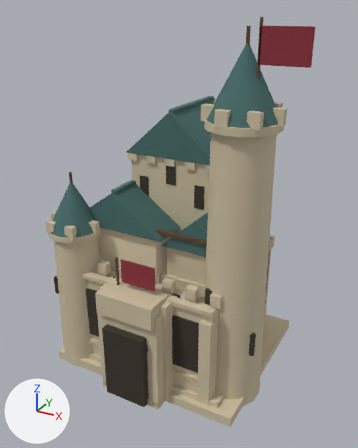
The glTF model assets/settlement3d/runtime/buildings/civic_keep.gltf, before and after one commit.
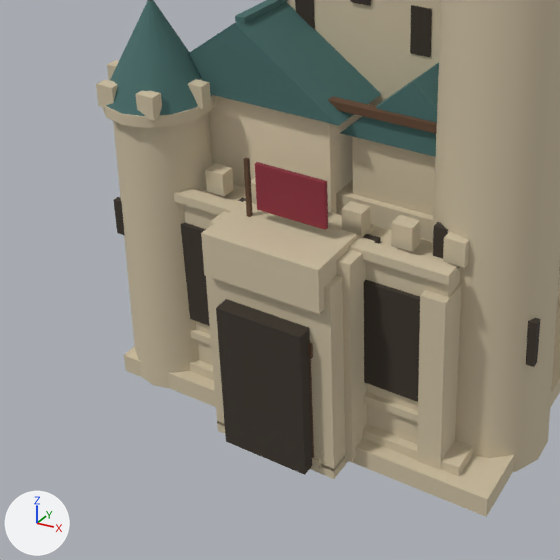
Old and new are each drawn whole from a 50 mm camera at (8.16, -14.9, 12.79) aimed at (0.36, -0.72, 5.7) and again close up on the part from 0% to 74% of the width and 41% to 100% of the height. Every picture has the same lights, and +X, +Y and +Z are marked at lower left. The last two pictures show the newer version. Where no turn or scale is listed for an object, it has been applied to the vertices. Vertices at exactly the same position are counted once.

The first close-up shows 'CivicButtress_FarR', 'CivicFacade_Recess_L', 'CivicFacade_Recess_R', 'CivicGate', 'CivicGate_Arch', 'CivicHerald', 'CivicHerald_Pole', 'CivicPlinth', 'CivicRecess_Gate', 'CivicRoof_Hall', 'CivicWall_KeepRaised', 'CivicWall_TowerFL', 'CivicWall_TowerTall', 'CivicWall_Wing' and 35 more.
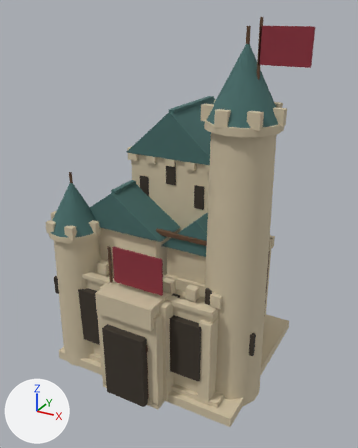
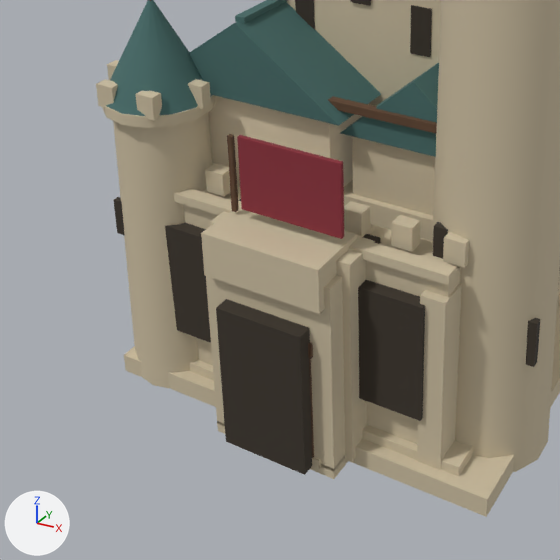
Where the change shows, as pixel boxes (x1, y1, x2, y2) in the close-ups (560 x 560 px):
'CivicFacade_Recess_R', moved, rescaled (19% wider, 15% taller)
    before: (364, 280, 420, 402)
    after: (358, 280, 425, 421)
'CivicHerald', reshaped, moved (46% wider, 52% taller)
    before: (255, 162, 328, 230)
    after: (237, 135, 344, 239)
'CivicFacade_Recess_L', moved, rescaled
    before: (181, 223, 210, 326)
    after: (165, 223, 211, 343)
'CivicHerald_Pole', moved
    before: (243, 157, 253, 217)
    after: (227, 134, 239, 212)

The change, as a list of edits to the scene's bpy script:
```text
Change me_mesh_12:
    used by ob_civicfacade_recess_l; location = (-1.95, -2.78, 2.45)
    remove me_mesh_12.from_pydata(...)  # 8 vertices, 12 faces; spans x -0.61..0.61, y -0.14..0.14, z -0.98..0.98
    add me_mesh_12.from_pydata(...)  # 8 vertices, 12 faces; spans x -0.68..0.68, y -0.21..0.21, z -1.08..1.08
    me_mesh_12 part 1: the whole mesh is scaled about its middle by (1.11, 1.5, 1.1)
Change me_mesh_13:
    used by ob_civicfacade_recess_r; location = (1.75, -2.78, 2.45)
    remove me_mesh_13.from_pydata(...)  # 8 vertices, 12 faces; spans x -0.61..0.61, y -0.14..0.14, z -0.98..0.98
    add me_mesh_13.from_pydata(...)  # 8 vertices, 12 faces; spans x -0.68..0.68, y -0.21..0.21, z -1.08..1.08
    me_mesh_13 part 2: the whole mesh is scaled about its middle by (1.11, 1.5, 1.1)
Change me_mesh_19:
    used by ob_civicherald; location = (0.12, -3.08, 4.72)
    remove me_mesh_19.from_pydata(...)  # 8 vertices, 12 faces; spans x -0.64..0.64, y -0.035..0.035, z -0.41..0.41
    add me_mesh_19.from_pydata(...)  # 8 vertices, 12 faces; spans x -0.925..0.925, y -0.04..0.04, z -0.64..0.64
    me_mesh_19 part 3
    me_mesh_19.vertices[0].co: (-0.64, -0.035, 0.41) -> (-0.925, -0.04, 0.64)  # pixel (254, 163) -> pixel (237, 136)
    me_mesh_19.vertices[1].co: (0.64, 0.035, 0.41) -> (0.925, 0.04, 0.64)  # pixel (327, 181) -> pixel (343, 161)
    me_mesh_19.vertices[2].co: (0.64, -0.035, 0.41) -> (0.925, -0.04, 0.64)  # pixel (324, 182) -> pixel (340, 163)
    me_mesh_19.vertices[3].co: (-0.64, 0.035, 0.41) -> (-0.925, 0.04, 0.64)  # pixel (257, 161) -> pixel (240, 134)
    me_mesh_19.vertices[4].co: (-0.64, -0.035, -0.41) -> (-0.925, -0.04, -0.64)  # pixel (257, 209) -> pixel (241, 209)
    me_mesh_19.vertices[5].co: (0.64, 0.035, -0.41) -> (0.925, 0.04, -0.64)  # pixel (328, 227) -> pixel (344, 236)
    me_mesh_19.vertices[6].co: (0.64, -0.035, -0.41) -> (0.925, -0.04, -0.64)  # pixel (325, 229) -> pixel (341, 238)
    me_mesh_19.vertices[7].co: (-0.64, 0.035, -0.41) -> (-0.925, 0.04, -0.64)
Change ob_civicfacade_recess_l:
    ob_civicfacade_recess_l.location: (-1.95, -2.78, 2.45) -> (-1.95, -2.88, 2.35)
Change ob_civicfacade_recess_r:
    ob_civicfacade_recess_r.location: (1.75, -2.78, 2.45) -> (1.75, -2.88, 2.35)
Change ob_civicherald_pole:
    ob_civicherald_pole.location: (-0.72, -3.05, 4.62) -> (-0.95, -3.12, 4.85)
Change ob_civicherald:
    ob_civicherald.location: (0.12, -3.08, 4.72) -> (0.18, -3.18, 4.95)
```
